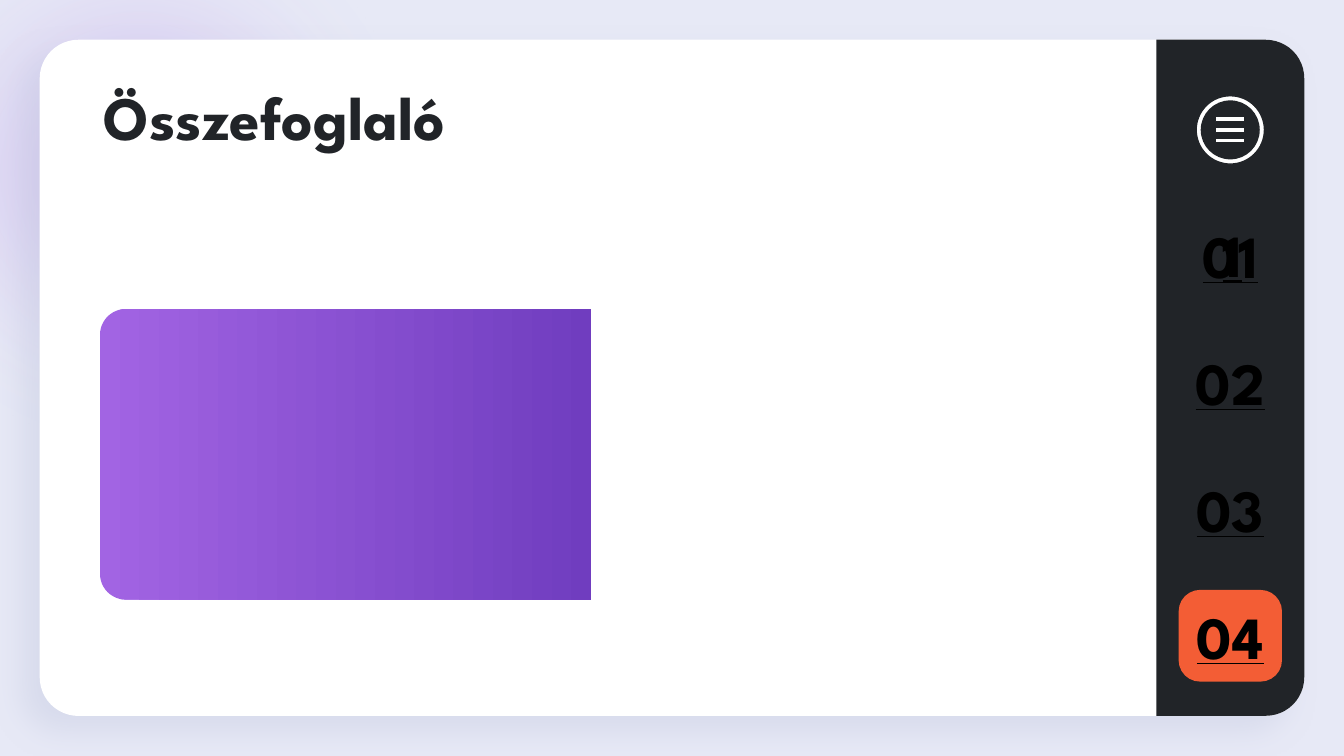
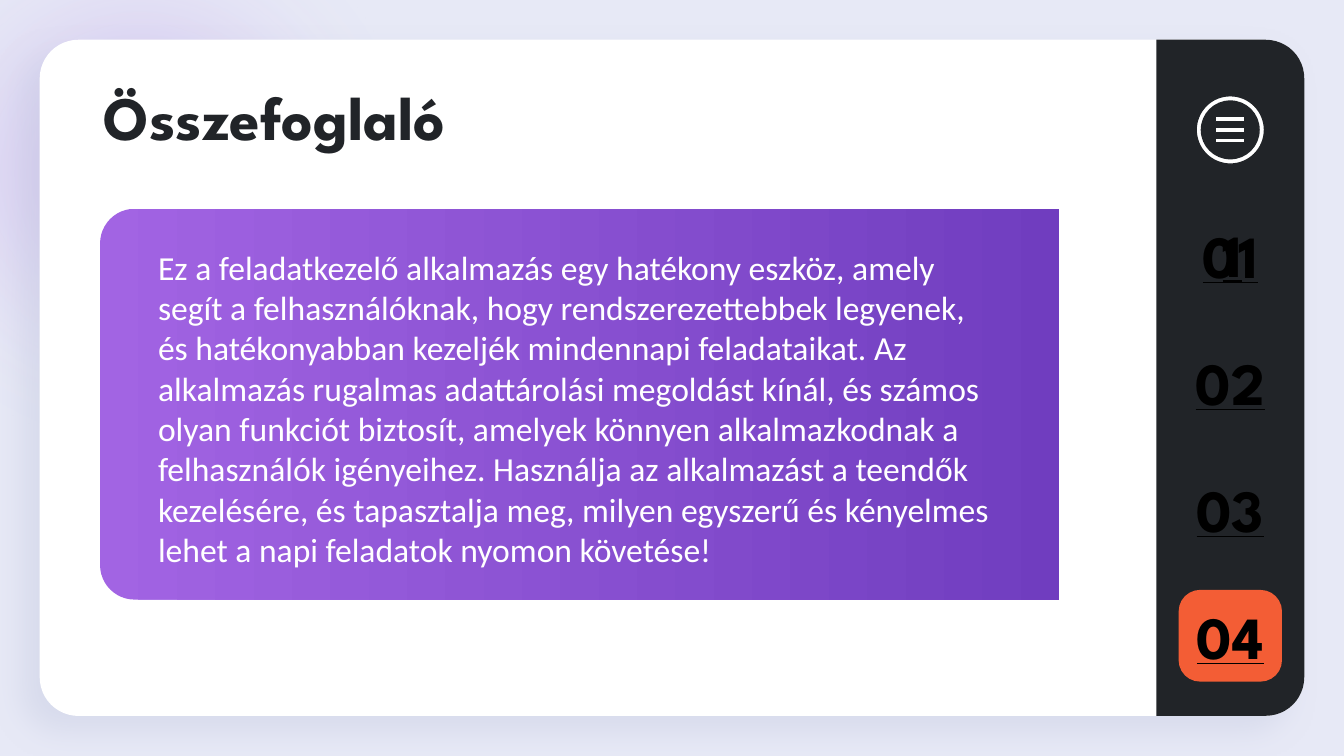
Before and after one commit to DrDevoo/ToDoApp_NextJS, a slide deck: slide 6 of Documents/ToDoApp Bemutató.pptx. Drawn at 1344x756 pixels with LibreOffice and Linux fonts; fonts in the diff are those of the drawing. Boxes give left, top, right and bottom in pixels: in the first picture for what was removed or moved away, otherwise in the second. Text is boxed around its words. In the diff, an @@ line names an element or a change of style, - is before the commit and + after.

```diff
--- a/Documents/ToDoApp Bemutató.pptx
+++ b/Documents/ToDoApp Bemutató.pptx
@@ round same rect: place and size @@
-round same rect at <box>100,308,591,599</box>
+round same rect at <box>101,208,1059,599</box>
@@ text added at <box>158,256,989,568</box>, 18 pt, text #FFFFFF @@
+Ez a feladatkezelő alkalmazás egy hatékony eszköz, amely segít a felhasználóknak, hogy rendszerezettebbek legyenek, és hatékonyabban kezeljék mindennapi feladataikat. Az alkalmazás rugalmas adattárolási megoldást kínál, és számos olyan funkciót biztosít, amelyek könnyen alkalmazkodnak a felhasználók igényeihez. Használja az alkalmazást a teendők kezelésére, és tapasztalja meg, milyen egyszerű és kényelmes lehet a napi feladatok nyomon követése!
```
Also in this commit, not shown: 2 other slides changed, 1 slide added, 1 slide removed.
